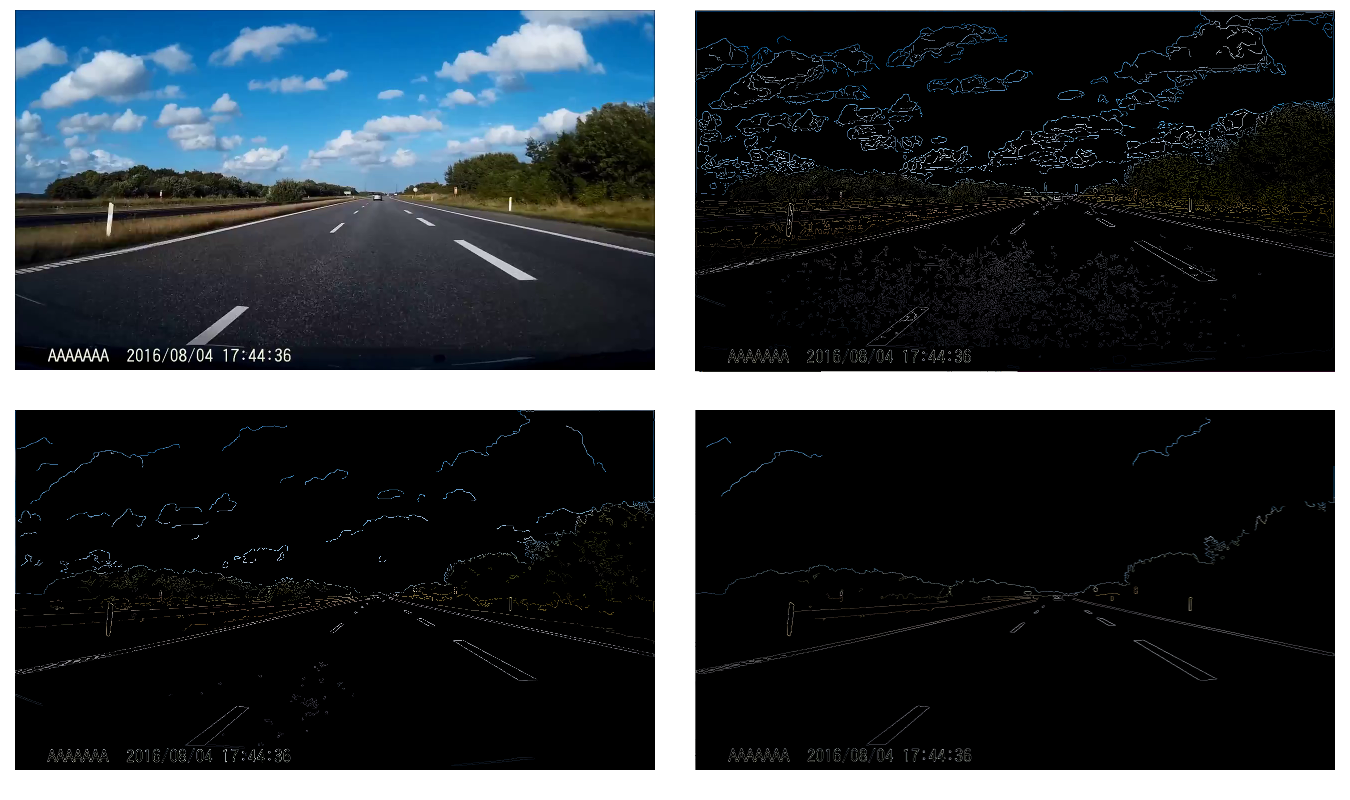
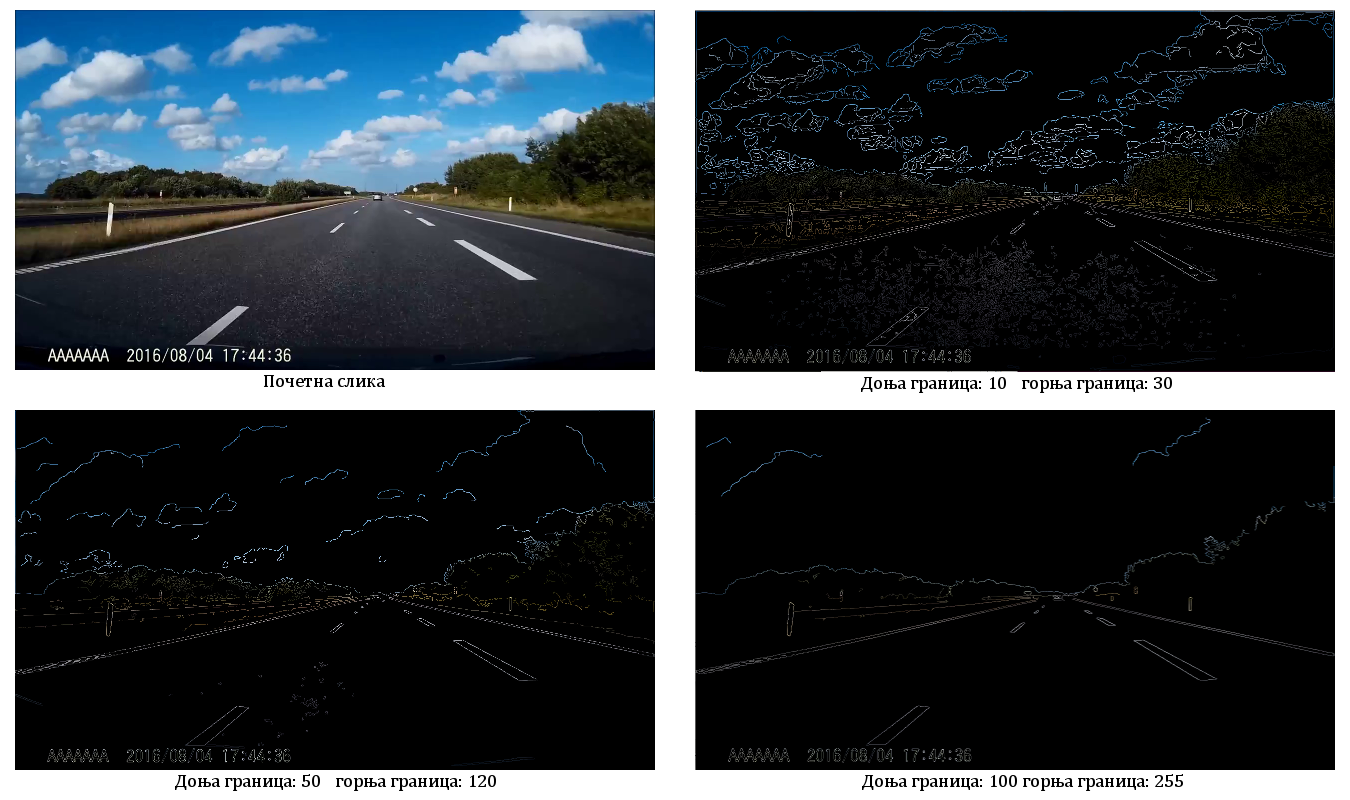
Before/after of a 1350 x 800 layered artwork. What changed in the layer stack:
added layer "Доња граница: 50 горња граница..." above "Доња граница: 100 горња границ..." over box(175, 774, 496, 791)
added layer "Доња граница: 100 горња границ..." above "Доња граница: 10 горња граница..." over box(862, 774, 1183, 791)
added layer "Доња граница: 10 горња граница..." above "Почетна слика" over box(861, 377, 1172, 393)
added layer "Почетна слика" above "50120.png" over box(263, 375, 386, 387)
